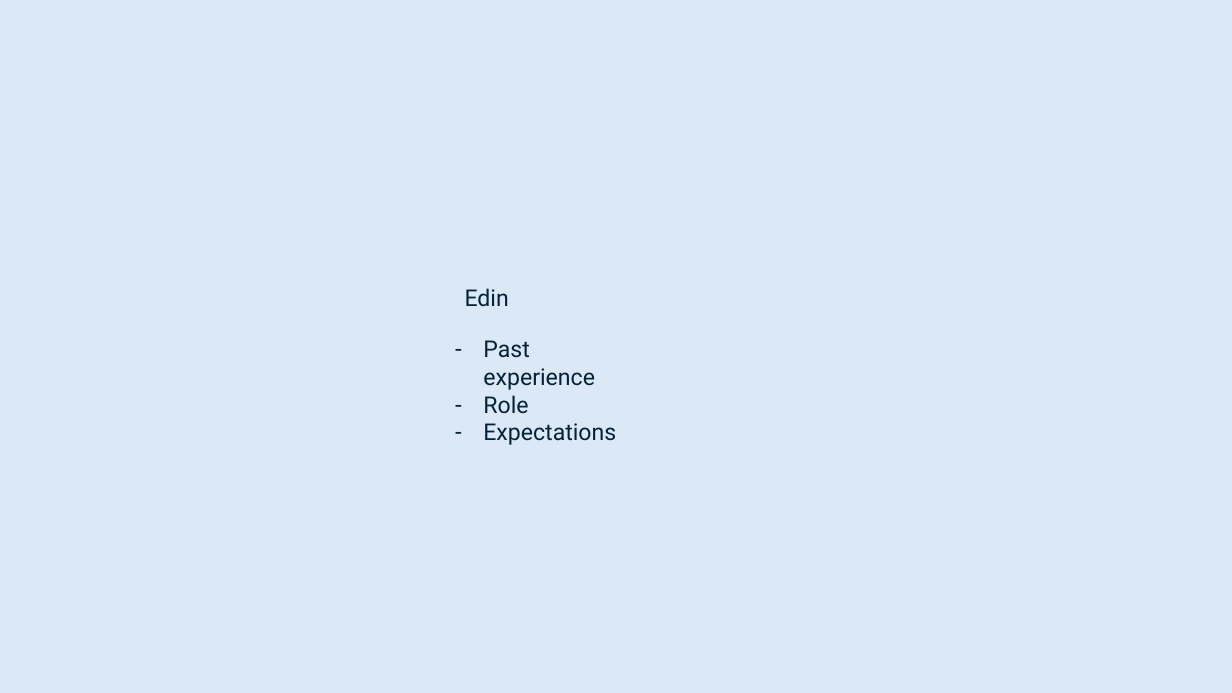
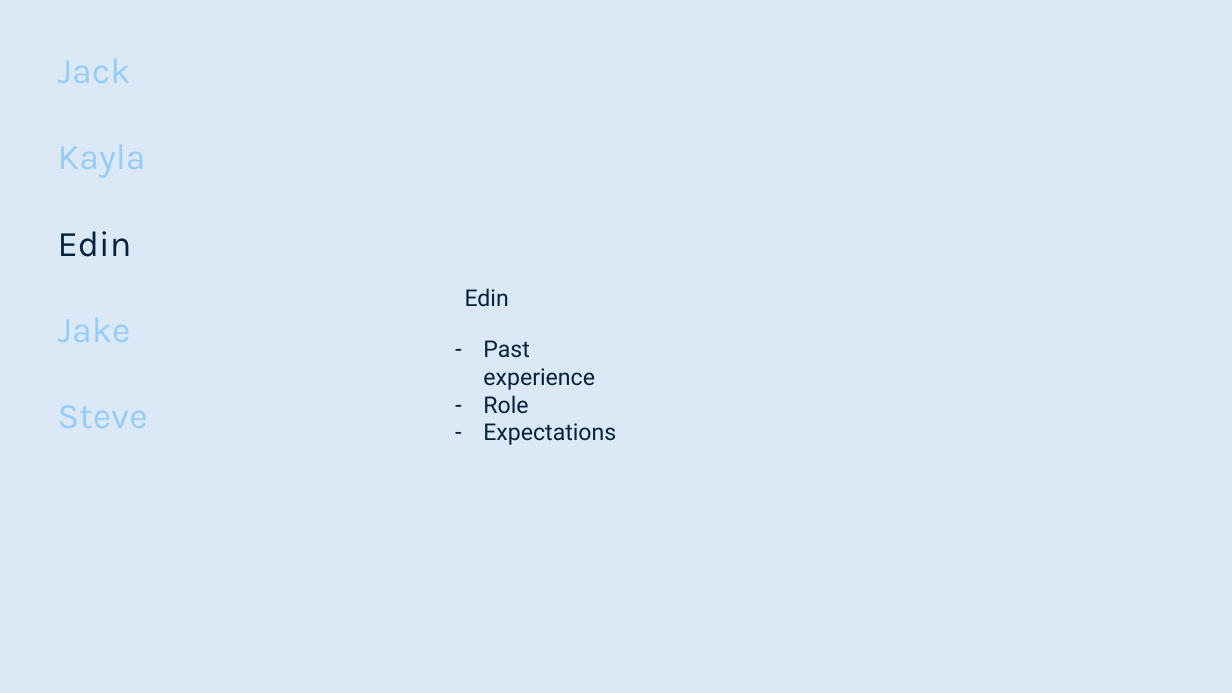
Before and after one commit to smutrux/prog1180, a slide deck: slide 6 of Deliverables/Presentation1.pptx. Drawn at 1232x693 pixels with LibreOffice and Linux fonts; fonts in the diff are those of the drawing. Boxes give left, top, right and bottom in pixels: in the first picture for what was removed or moved away, otherwise in the second. Text is boxed around its words. In the diff, an @@ line names an element or a change of style, - is before the commit and + after.

```diff
--- a/Deliverables/Presentation1.pptx
+++ b/Deliverables/Presentation1.pptx
@@ text added at (58, 59, 148, 428), 28 pt, text #96CDF8 @@
+Jack
+Kayla
+Edin
+Jake
+Steve
```
Also in this commit, not shown: 5 other slides changed, 4 other files.
